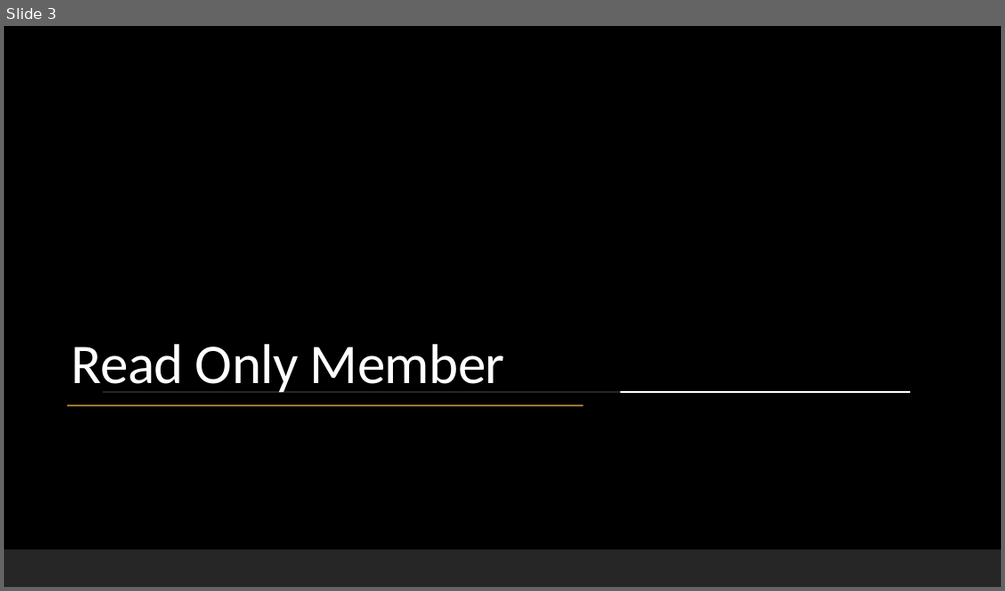
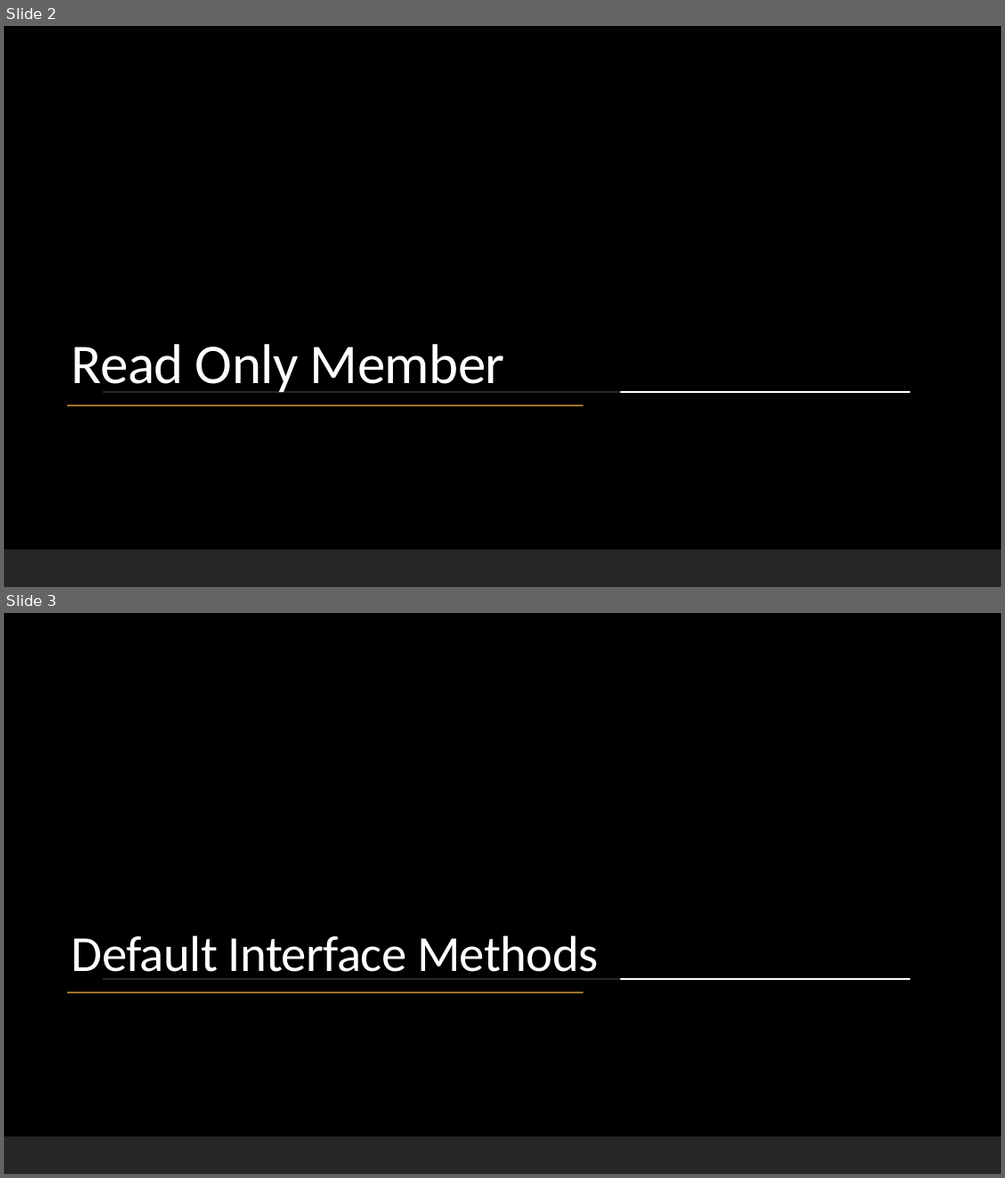
Before and after one commit to picoage/CSharp8Features, a slide deck: C# 8 Features.pptx. Shown one above the other, each under a label of ours: slide 3 before the commit, slides 2 and 3 after it. The pictures are 1005x591 and 1005x1178 pixels, drawn with LibreOffice and Linux fonts; fonts in the diff are those of the drawing; background and template pictures are left out. Boxes give left, top, right and bottom in pixels: in the first picture for what was removed or moved away, otherwise in the second. Text is boxed around its words. In the diff, an @@ line names an element or a change of style, - is before the commit and + after.

Commit message:
default memeber

```diff
--- a/C# 8 Features.pptx
+++ b/C# 8 Features.pptx
@@ slide 3 added at bbox=[4, 613, 1001, 1174], background picture (left out); not listed: 2 template elements that a slide beside it also shows @@
@@ rectangle added at bbox=[4, 868, 620, 1070], fill #000000 at 85% opacity @@
@@ title added at bbox=[72, 935, 598, 972], 48.6 pt, text #FFFFFF @@
+Default Interface Methods
@@ line added from (67, 993) to (582, 993), #CE993E 1.5 pt @@
@@ rectangle added at bbox=[4, 1136, 1001, 1174], fill #262626 at 95% opacity @@
@@ what was slide 3 is now slide 2 @@
```
Also in this commit, not shown: 2 other slides added, 1 slide removed, 2 other files.
